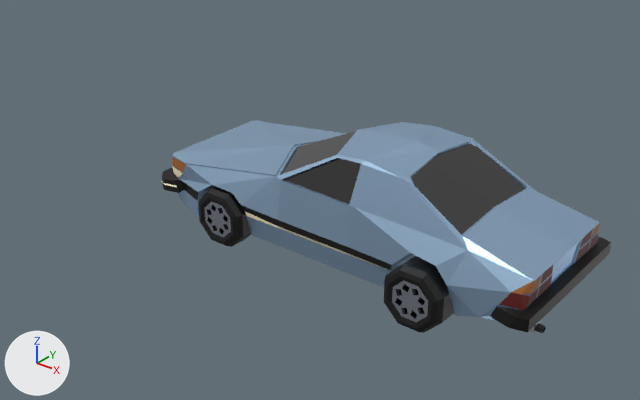
A saved change to the FBX model Assets/Resources/3D Models/Car_3.fbx.
Both versions are drawn from a 50 mm camera at (550.4, -206.5, 107.8) aimed at (415.9, -38.4, 3.5). Arrows for +X, +Y and +Z are at lower left; the lights stay in place. Where no turn or scale is listed for an object, it has been applied to the vertices.

In view in the first picture: 'car body.003', 'exhaust.004', 'front wheels.008', 'front wheels.010'.
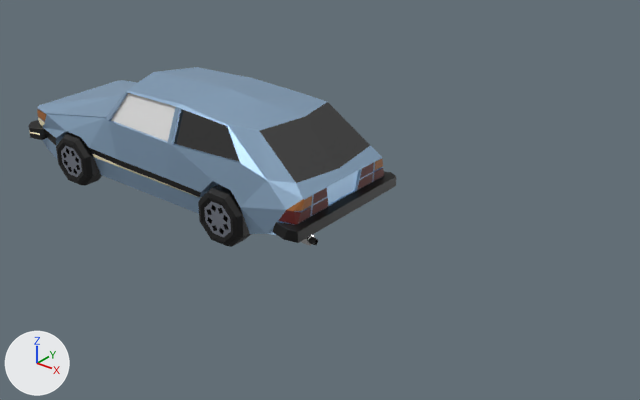
The newer file is also turned or shifted as a whole; pictures and numbers use the older file's frame.

The change in detail:
Material 'top right' (mat_top_right) is new.
Its base color is (0.8, 0.8, 0.8) (white #e7e7e7).
Material 'glass.002' (mat_glass_002) is new.
Its base color is (0.118, 0.118, 0.118) (dark grey #606060).
Its metallic is 1.0.
Its roughness is 0.0786.
Material 'top left' (mat_top_left) is new.
Its base color is (0.8, 0.8, 0.8) (white #e7e7e7).
Mesh me_cylinder_096 is new.
It has 252 vertices, 318 faces and spans x -7.6..7.6, y -4.4..39.1, z -7.6..7.6.
Faces by material slot: [206, 112].
It uses material mat_back_whil_014 (black #000000).
It uses material mat_light_metal_012 (grey #a8aebb).
Mesh me_cube_035 is new.
It has 401 vertices, 484 faces and spans x 0.4..112.2, y -21.8..21.5, z -13.4..18.4.
It uses material mat_saab_metal_003 (blue #afcee9).
It uses material mat_back_whil_011 (black #000000).
It uses material mat_glass_003 (dark grey #606060).
It uses material mat_orange_light_003 (brown #9e602b).
It uses material mat_off_white_003 (beige #fff5cf).
It uses material mat_dark_red_003 (dark red #5b1411).
It uses material mat_light_metal_009 (grey #a8aebb).
It uses material mat_top_left (white #e7e7e7).
It uses material mat_top_right (white #e7e7e7).
It uses material mat_glass_002 (dark grey #606060).
Object 'exhaust.004' (ob_exhaust_004) moves from (480.7, -57.6, 4.2) to (420.2, -57.6, 4.2).
Object 'front wheels.010' (ob_front_wheels_010) is deleted.
Object 'car body.003' (ob_car_body_003) is deleted.
Object 'front wheels.011' (ob_front_wheels_011) is new; it shows me_cylinder_096.
Its location is (341.7, -59.6, 3.3).
Object 'car body.002' (ob_car_body_002) is new; it shows me_cube_035.
Its location is (316.8, -42.2, 11.5).

Pixel boxes [x1, y1, x2, y2] of what changed, in the pictures (640 x 400 px):
'car body.003', deleted: before [162, 120, 611, 333]
    faces in mat_saab_metal_003 (blue #afcee9): [173, 120, 600, 321]
    faces in mat_glass_003 (dark grey #606060): [280, 131, 526, 235]
    faces in mat_back_whil_014 (black #000000): [162, 167, 611, 333]
    faces in mat_dark_red_003 (dark red #5b1411): [500, 229, 598, 310]
    faces in mat_orange_light_003 (brown #9e602b): [172, 157, 600, 294]
'car body.002', added: after [28, 67, 396, 243]
    faces in mat_saab_metal_003 (blue #afcee9): [37, 67, 383, 235]
    faces in mat_glass_003 (dark grey #606060): [174, 102, 370, 183]
    faces in mat_back_whil_011 (black #000000): [28, 120, 396, 243]
    faces in mat_top_left (white #e7e7e7): [111, 93, 176, 142]
    faces in mat_dark_red_003 (dark red #5b1411): [279, 163, 384, 225]
'front wheels.010', deleted (black): before [384, 256, 454, 333]
    faces in mat_back_whil_013 (black #000000): [384, 256, 454, 333]
    faces in mat_light_metal_011 (grey #a8aebb): [392, 281, 428, 322]
'front wheels.011', added (black): after [56, 133, 102, 186]
    faces in mat_back_whil_014 (black #000000): [56, 133, 102, 186]
    faces in mat_light_metal_012 (grey #a8aebb): [61, 145, 82, 177]
'exhaust.004', moved: before [530, 321, 546, 333]; after [301, 235, 318, 246]
